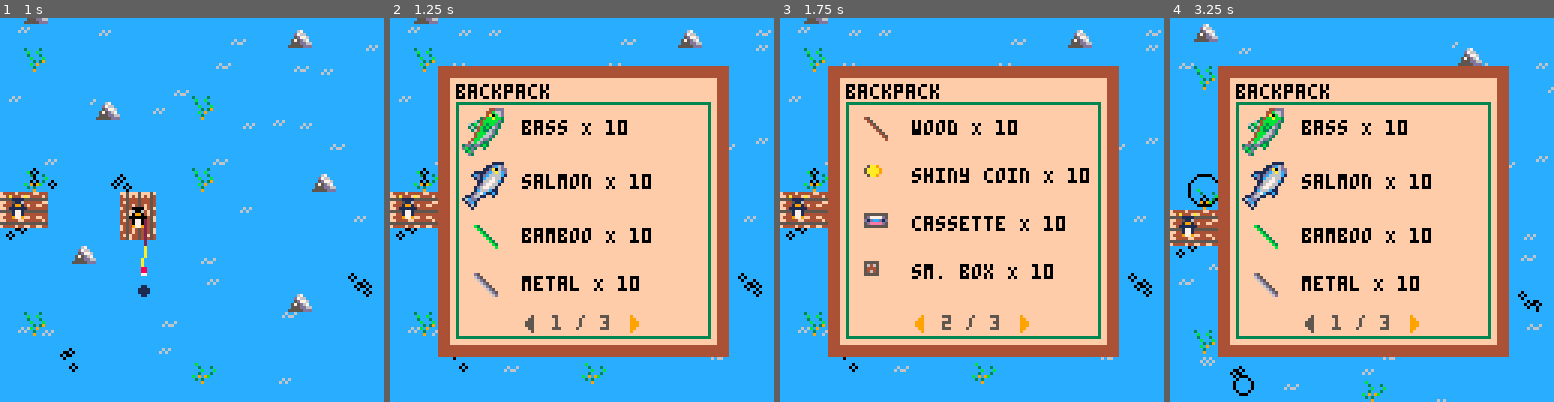
Above: before the commit, frames 1-4 (left to right).
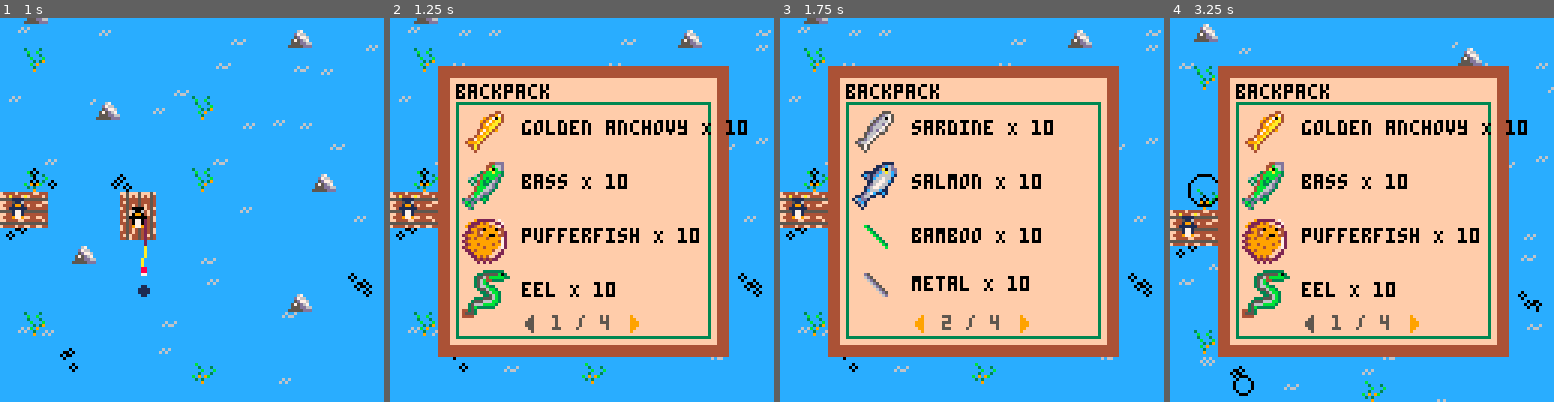
Above: after the commit, the same moments.

Repository: camirmas/carts
Game: PICO-8 cartridge projects/jam.p8
Two runs of this game, one before a commit and one after it. Both use one fixed random seed, a clock stepped at 60 frames per second and the inputs below.
Inputs:
- Up to frame 1 (1 s): tap X (X key) at 0.33 s; tap O (Z key) at 0.7 s
- Up to frame 2 (1.25 s): tap X (X key) at 1.07 s
- Up to frame 3 (1.75 s): hold Right from 1.6 s (still down); tap O (Z key) at 1.7 s
- Up to frame 4 (3.25 s): tap X (X key) at 1.85, 2.97 s; release Right at 2.1 s; tap O (Z key) at 2.1, 2.5, 2.9 s; hold Up 2.15-2.42 s; hold Right 2.47-3.03 s; hold Left from 3.08 s (still down)

Frame 1 is identical in both runs. In frame 2, 5.7% of the frame differs, in the area x 18-93%, y 23-82%; in frame 3, 5.1%; in frame 4, 5.7%.

Commit message:
Update fish regions and rarities

Diff:
--- a/projects/jam.p8
+++ b/projects/jam.p8
@@ -46,37 +46,73 @@
 fish = {
 	bass = {
 		name = "bass",
+		disp_name = "bass",
 		k = 44,
 		t_col = 12, -- transparency color
-		rarity = "common",
 		type = item_types.fish,
 		dim = 2 -- 2x2
 	},
 	salmon = {
 		name = "salmon",
+		disp_name = "salmon",
 		k = 12,
 		t_col = 11, -- transparency color
-		rarity = "rare",
 		type = item_types.fish,
 		dim = 2 -- 2x2
+	},
+	pufferfish = {
+		name = "pufferfish",
+		disp_name = "pufferfish",
+		k = 14,
+		t_col = 12,
+		type = item_types.fish,
+		dim = 2
+	},
+	eel = {
+		name = "eel",
+		disp_name = "eel",
+		k = 46,
+		t_col = 12,
+		type = item_types.fish,
+		dim = 2
+	},
+	sardine = {
+		name = "sardine",
+		disp_name = "sardine",
+		k = 96,
+		t_col = 12,
+		type = item_types.fish,
+		dim = 2
+	},
+	golden_anchovy = {
+		name = "golden_anchovy",
+		disp_name = "golden anchovy",
+		k = 64,
+		t_col = 12,
+		legendary = true,
+		type = item_types.fish,
+		dim = 2
 	}
 }
 
 junk = {
 	metal = {
 		name = "metal",
+		disp_name = "metal",
 		k = 37,
 		type = item_types.junk,
 		dim = 1 -- 1x1
 	},
 	wood = {
 		name = "wood",
+		disp_name = "wood",
 		k = 38,
 		type = item_types.junk,
 		dim = 1 -- 1x1
 	},
 	bamboo = {
 		name = "bamboo",
+		disp_name = "bamboo",
 		k = 39,
 		type = item_types.junk,
 		dim = 1
@@ -86,6 +122,7 @@
 items = {
 	cassette = {
 		name = "cassette",
+		disp_name = "cassette",
 		k = 43,
 		type = item_types.item,
 		dim = 1,
@@ -135,19 +172,35 @@
 regions = {
 	start = {
 		id = 1,
-		fish = {fish.bass, fish.salmon},
+		fish = {
+			common = {fish.bass},
+			rare = {fish.salmon},
+		},
 		junk = {junk.metal, junk.wood}
 	},
 	island = {
-		id = 2
+		id = 2,
+		fish = {
+			common = {fish.bass, fish.sardine},
+			rare = {fish.pufferfish},
+		},
+		junk = {junk.wood}
 	},
 	ice = {
 		id = 3,
-		fish = {fish.salmon},
+		fish = {
+			common = {fish.sardine},
+			rare = {fish.salmon},
+		},
 		junk = {junk.metal}
 	},
 	junk = {
-		id = 4
+		id = 4,
+		fish = {
+			common = {fish.eel},
+			rare = {fish.eel},
+		},
+		junk = {junk.metal, junk.wood}
 	}
 }
 
@@ -358,7 +411,11 @@
 		if (r == regions.start) then
 			k = rnd() > .5 and 17 or 18
 		elseif (r == regions.ice) then
-			k =  rnd() > .5 and 51 or 52
+			k = rnd() > .5 and 51 or 52
+		elseif (r == regions.island) then
+			k = rnd() > .5 and 17 or 18
+		elseif (r == regions.junk) then
+			k = rnd() > .5 and 51 or 52
 		end
 
 		local wave = {
@@ -473,16 +530,16 @@
 			local f
 			if dt < .34 then
 				-- extra roll for rare
-				if rnd() > .5 then
+				if rnd() > .68 then
 					-- rare
-					f = sample(self.region.fish)
+					f = sample(self.region.fish.rare)
 				else
 					-- common
-					f = sample(self.region.fish)
+					f = sample(self.region.fish.common)
 				end
 			elseif dt < .68 then
 				-- common
-				f = sample(self.region.fish)
+				f = sample(self.region.fish.common)
 			else
 				-- missed
 				self.hook:missed()
